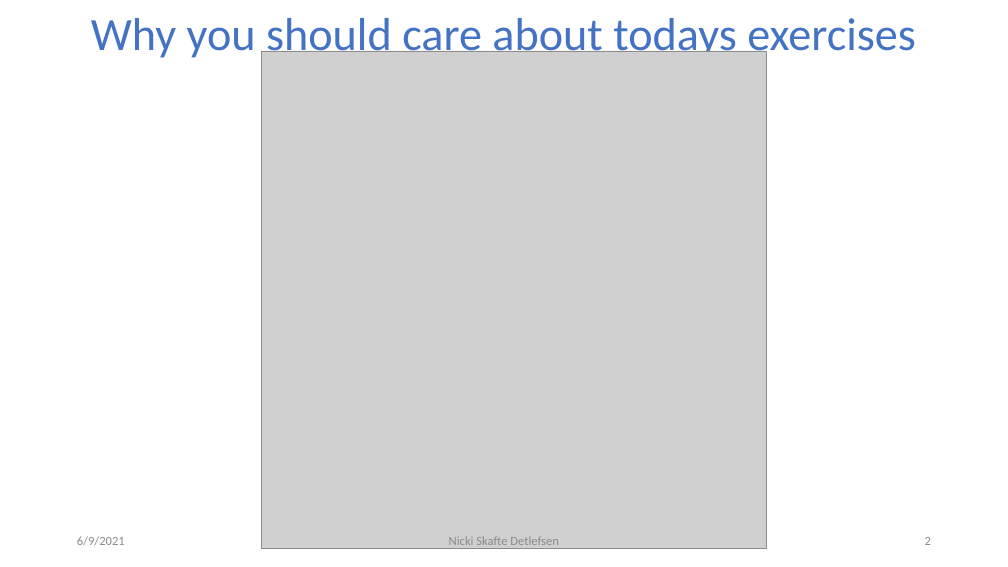
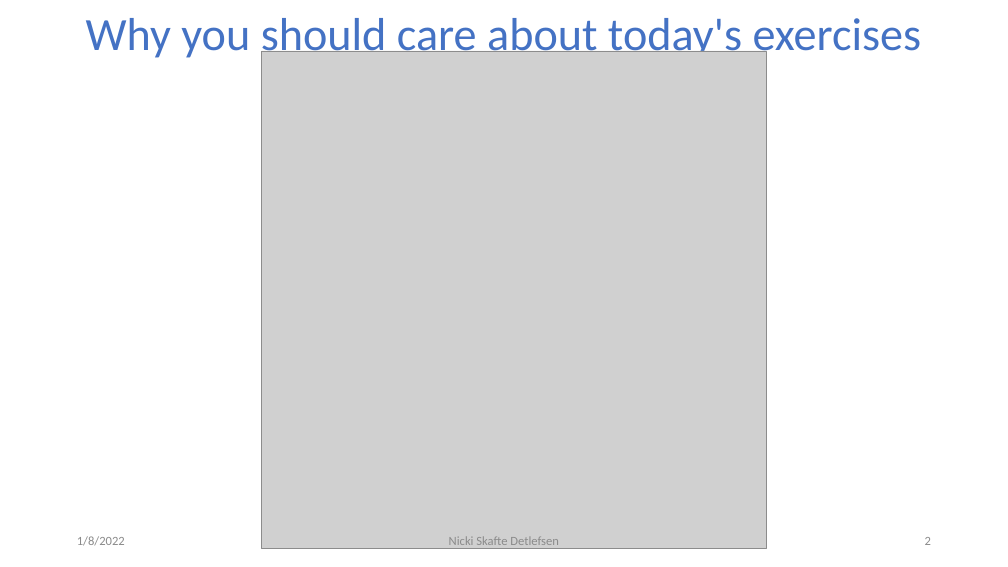
Before and after one commit to DeepEasterbunny/dtu_mlops, a slide deck: slide 2 of s5_continues_x/lecture/ci.pptx. Drawn at 1008x567 pixels with LibreOffice and Linux fonts; fonts in the diff are those of the drawing; grey boxes stand for pictures; background and template pictures are left out. Boxes give left, top, right and bottom in pixels: in the first picture for what was removed or moved away, otherwise in the second. Text is boxed around its words. In the diff, an @@ line names an element or a change of style, - is before the commit and + after.

```diff
--- a/s5_continues_x/lecture/ci.pptx
+++ b/s5_continues_x/lecture/ci.pptx
@@ title at [86,18,922,62]: text changed @@
-Why you should care about todays exercises
+Why you should care about today's exercises
@@ text at [77,536,125,546]: text changed @@
-6/9/2021
+1/8/2022
```
Also in this commit, not shown: 22 other slides changed, 4 other files.
